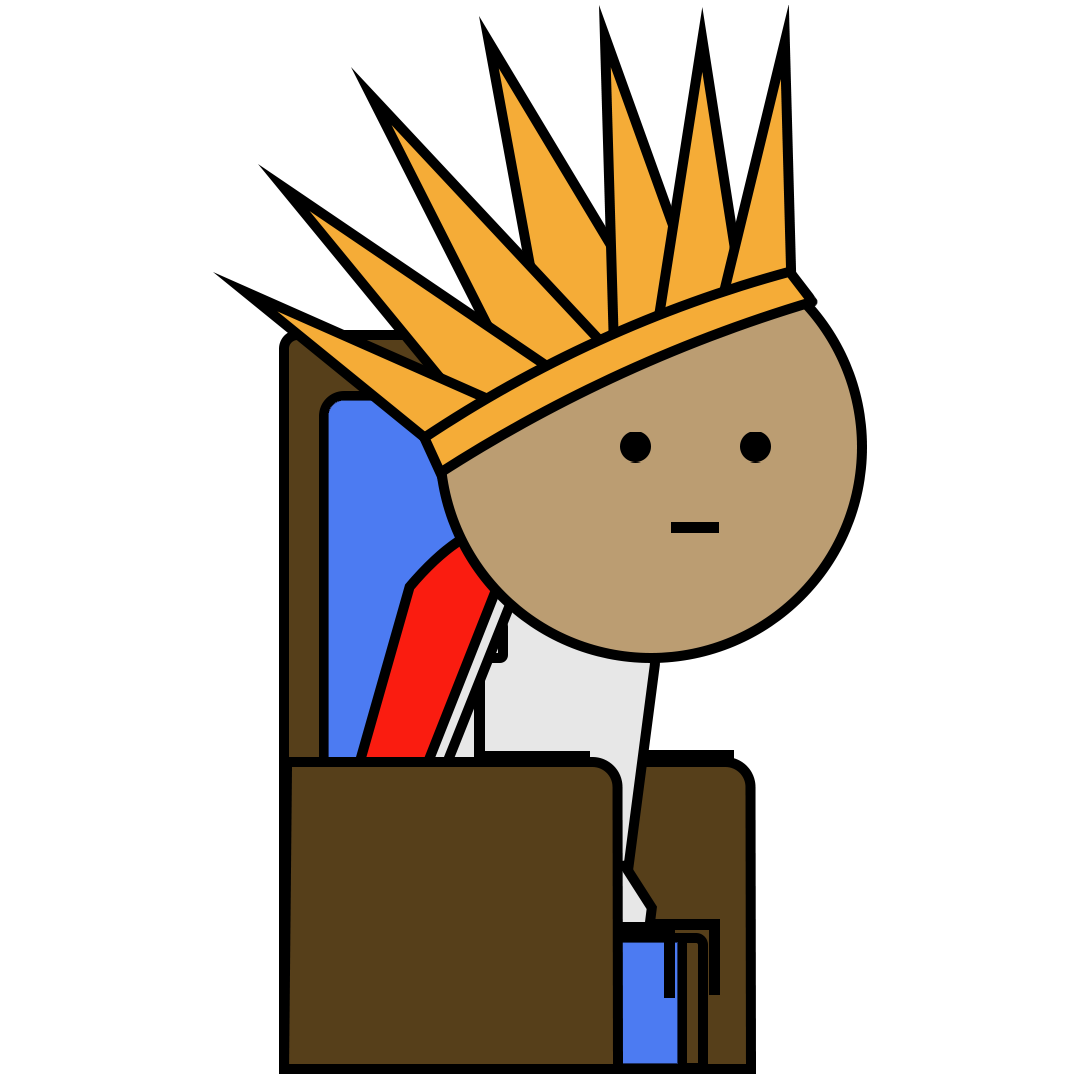
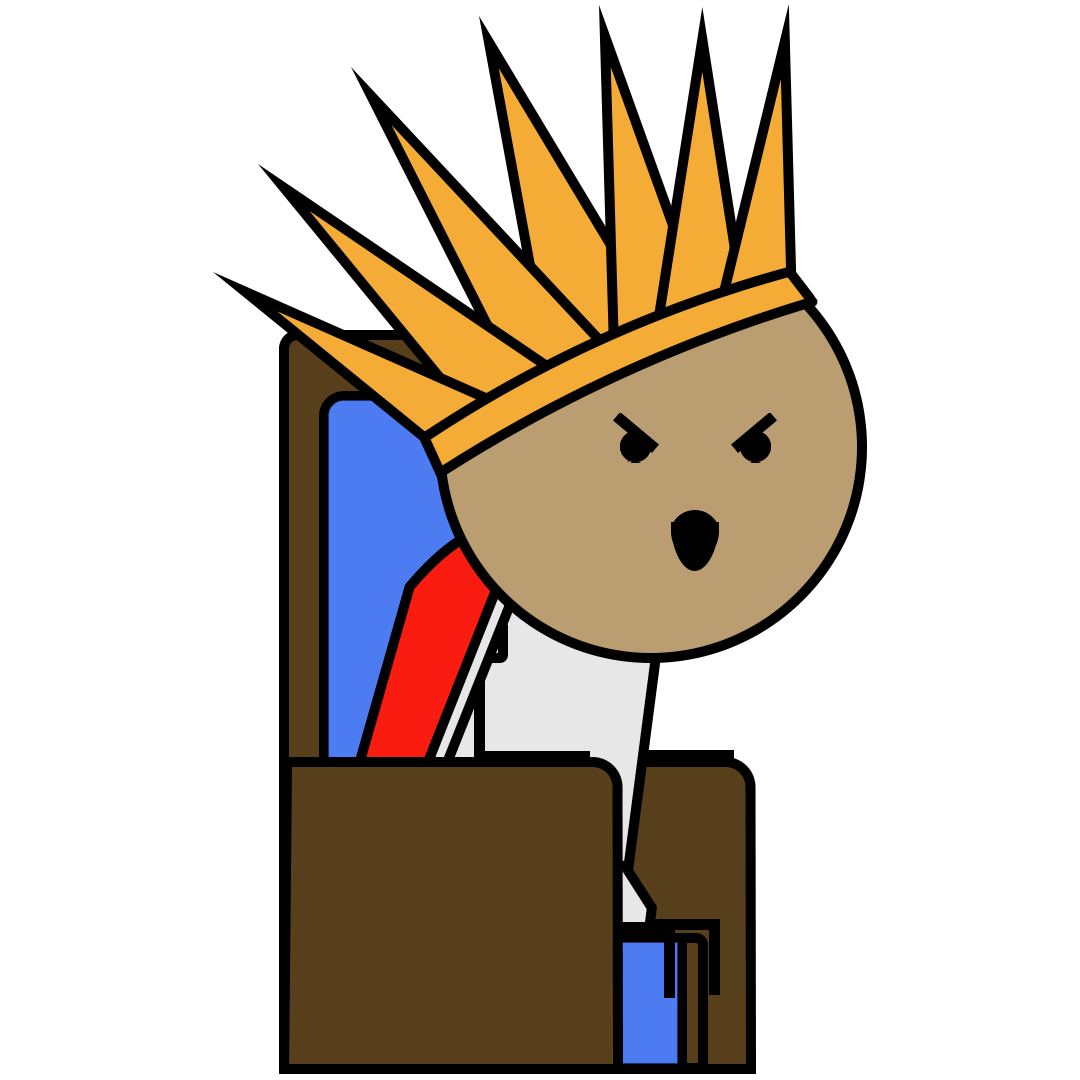
Before/after of a 1080px x 1080px layered artwork. What changed in the layer stack:
showed "Mouth Talking" over (671, 510, 719, 559)
showed "Mouth Laughing" over (671, 533, 719, 571)
showed "Eyes Mad" over (613, 413, 777, 463)
showed "Eyes Laughing" over (621, 433, 770, 462)
